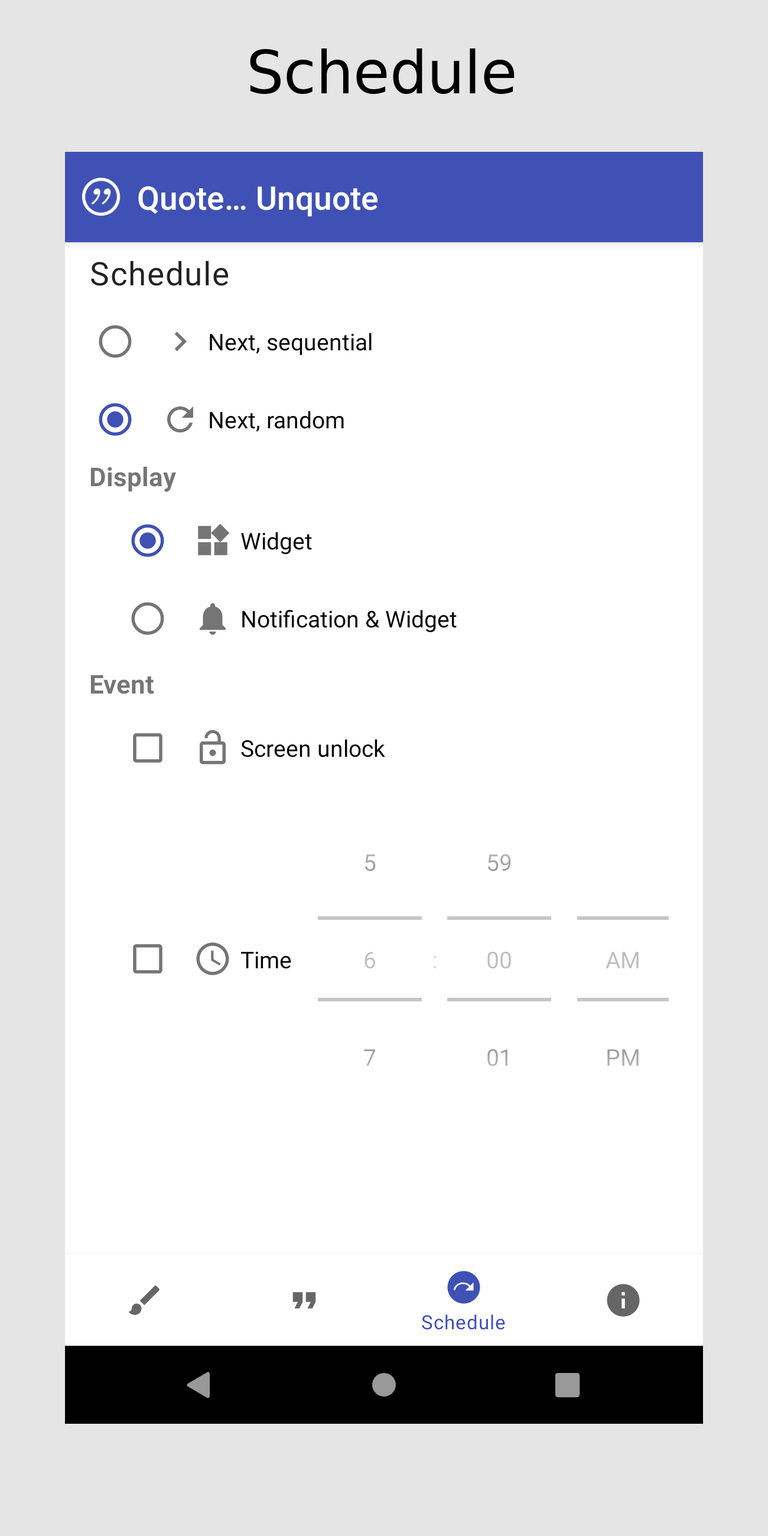
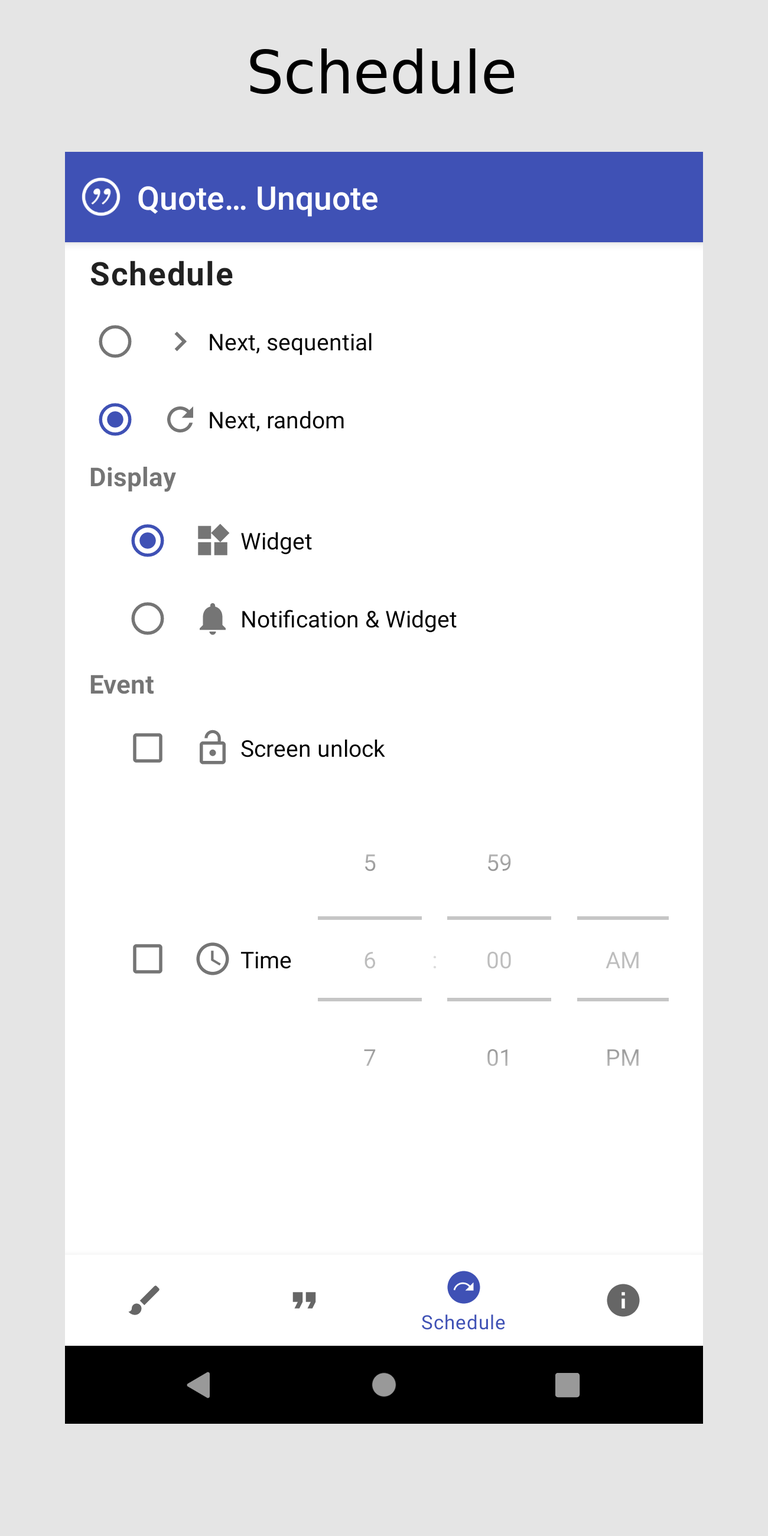
Revision of a layered 768 × 1536 image; what changed, layer by layer:
removed layer "4" over bbox(90, 260, 233, 286)
added layer "4.png" above "Background" over bbox(90, 260, 233, 286)
